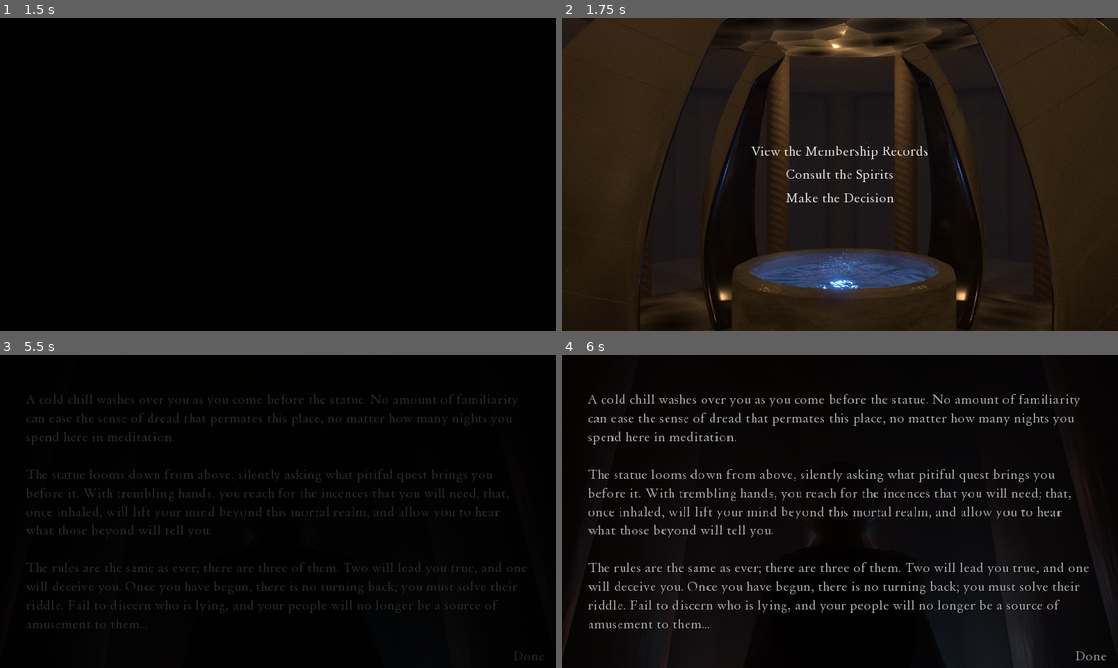
Above: before the commit, frames 1-4 (two rows, left to right).
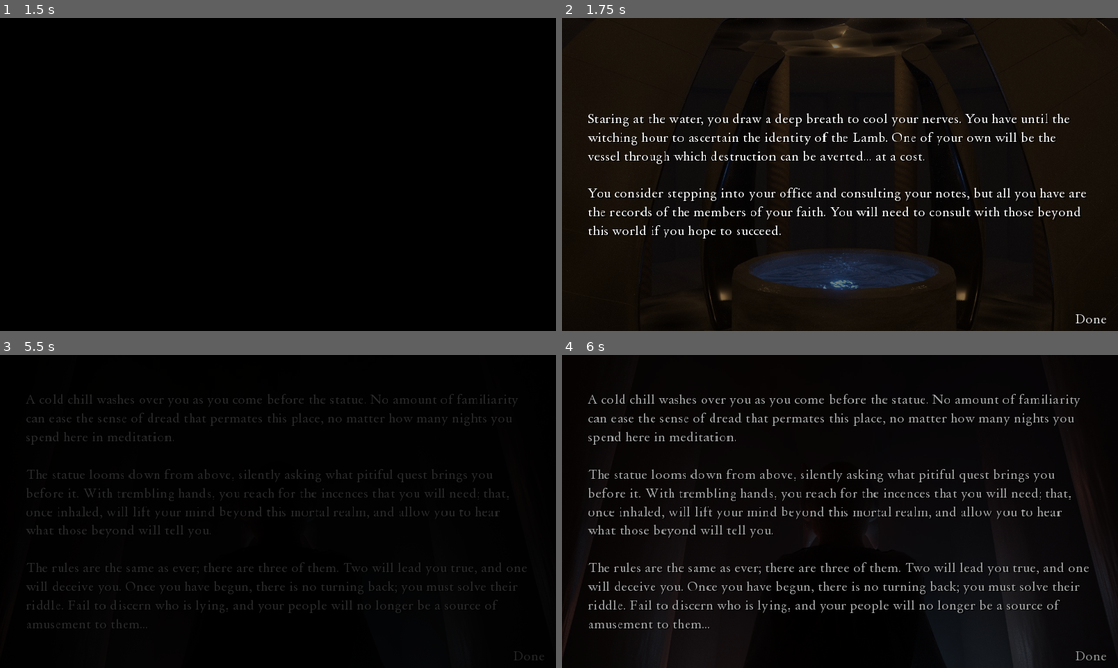
Above: after the commit, the same moments.

Repository: KenYam-Phoenix/finding-the-lamb
Game: Godot game, scene res://scenes/TitleScreen.tscn
Two runs of this game, one before a commit and one after it. Both use one fixed random seed, a clock stepped at 60 frames per second and the inputs below.
Inputs (mouse positions are in pixels of both pictures, inside the frame that each line leads up to):
- Up to frame 1 (1.5 s): click "Play" at 0.5 s
- Up to frame 2 (1.75 s): no input
- Up to frame 3 (5.5 s): click (528, 655) at 2 s, where only the run after the commit has a clickable "Done"; click "View the Membership Records" at 2.75 s; click "Done" at 3.5 s; click "Consult the Spirits" at 4.25 s
- Up to frame 4 (6 s): click "Done" at 5.75 s

Frame 1 is identical in both runs. In frame 2, 35% of the frame differs, in the area x 0-100%, y 0-100%; in frame 3, less than 0.1%; in frame 4, less than 0.1%.

Commit message:
Add tutorial to hub scene

Diff:
--- a/scenes/Overworld.tscn
+++ b/scenes/Overworld.tscn
@@ -1,8 +1,9 @@
-[gd_scene load_steps=4 format=2]
+[gd_scene load_steps=5 format=2]
 
 [ext_resource path="res://scripts/Overworld.gd" type="Script" id=1]
 [ext_resource path="res://graphics/pool.jpg" type="Texture" id=2]
 [ext_resource path="res://fonts/Tutorial.tres" type="DynamicFont" id=3]
+[ext_resource path="res://objects/Tutorial.tscn" type="PackedScene" id=4]
 
 [node name="Overworld" type="Control"]
 anchor_left = 0.0
@@ -32,6 +33,7 @@
 stretch_mode = 0
 
 [node name="VBox_Menu" type="VBoxContainer" parent="."]
+visible = false
 anchor_left = 0.5
 anchor_top = 0.5
 anchor_right = 0.5
@@ -231,8 +233,15 @@
 flat = true
 align = 1
 
+[node name="Tutorial" parent="." instance=ExtResource( 4 )]
+slug = "hub"
+text = "Staring at the water, you draw a deep breath to cool your nerves. You have until the witching hour to ascertain the identity of the Lamb. One of your own will be the vessel through which destruction can be averted... at a cost.
+
+You consider stepping into your office and consulting your notes, but all you have are the records of the members of your faith. You will need to consult with those beyond this world if you hope to succeed."
+
 [connection signal="pressed" from="VBox_Menu/Button_Members" to="." method="_seeMemberRecords"]
 [connection signal="pressed" from="VBox_Menu/Button_Spirits" to="." method="_consultSpirits"]
 [connection signal="pressed" from="VBox_Menu/Button_FinalChoice" to="." method="_displayAreYouSure"]
 [connection signal="pressed" from="VBox_AreYouSure/HBox/Button_Yes" to="." method="_gotoFinalSelection"]
 [connection signal="pressed" from="VBox_AreYouSure/HBox/Button_No" to="." method="_backToMenu"]
+[connection signal="tutorial_done" from="Tutorial" to="." method="_tutorial_done"]
--- a/scripts/Overworld.gd
+++ b/scripts/Overworld.gd
@@ -26,3 +26,10 @@
 func _backToMenu():
 	vbox_menu.show()
 	vbox_areyousure.hide()
+
+func _tutorial_done():
+	vbox_menu.show()
+
+func _ready():
+	if Tutorials.tutorial_already_shown("hub"):
+		vbox_menu.show()
